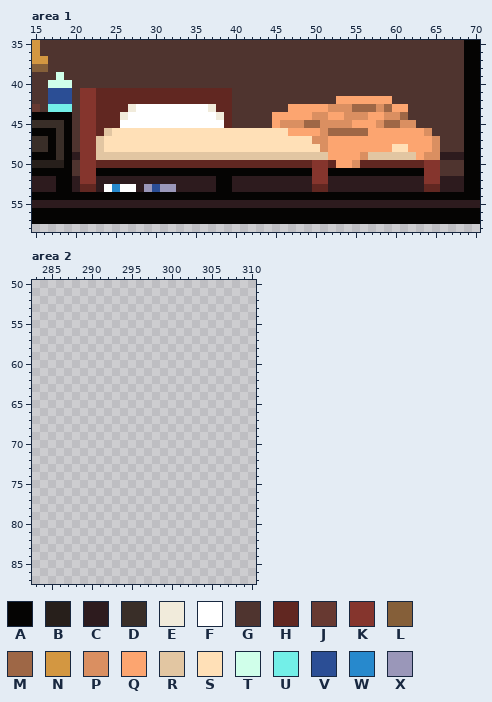
Two versions of one pixel-art file, ! External Files/oliver room experiment.aseprite. Above: the version before the commit.
423x91 pixels, 1 frame. Colours within 5 levels of each other are drawn and written as one. Shown: area 1: x 15..70, y 35..58; area 2: x 283..310, y 50..87. The commit also changed other parts of the picture, which this record leaves out.
Palette (. is transparent): A #050403  B #271f1b  C #2d1b1e  D #392e28  E #f1ebdb  F #ffffff  G #4f342f  H #612721  J #673931  K #85352d  L #855f39  M #9e6746  N #d39741  P #da8f61  Q #fca570  R #e2c6a2  S #ffe0b7  T #d0ffea  U #73efe8  V #2b4e95  W #2789cd  X #9a97b9
The result:
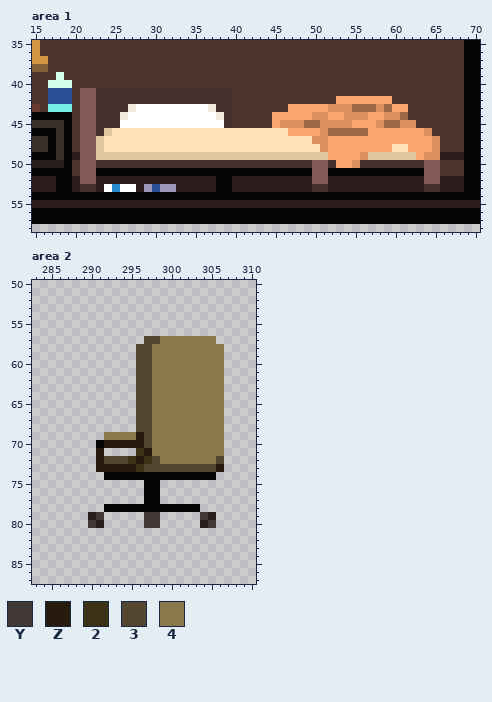
Colours new in this view: Y #413838  Z #261b0d  2 #3b3115  3 #544732  4 #8b774c
What changed:
colour H: #612721 -> #46302e
colour K: #85352d -> #855b58
Area 2, layer "Group/Furniture + Objects":
y 57: x 297..305 ......... -> 334444444
y 58..68: x 296..306 ........... -> 33444444444
y 69: x 292..306 ............... -> 4444Z3444444444
y 70: x 291..306 ................ -> AZZZZZ3444444444
y 71: x 291 . -> Z; x 296..306 ........... -> 2Z444444444
y 72: x 291..306 ................ -> Z3332Z2344444443
y 73: x 291..306 ................ -> ZZZZZ2333333333Z
y 74: x 292..305 .............. -> AAAAAAAAAAAAAA
y 75..77: x 297..298 .. -> AA
y 78: x 292..303 ............ -> AAAAAAAAAAAA
y 79: x 290..291 .. -> BY; x 297..298 .. -> YY; x 304..305 .. -> YB
y 80: x 290..291 .. -> YB; x 297..298 .. -> YY; x 304..305 .. -> BY
